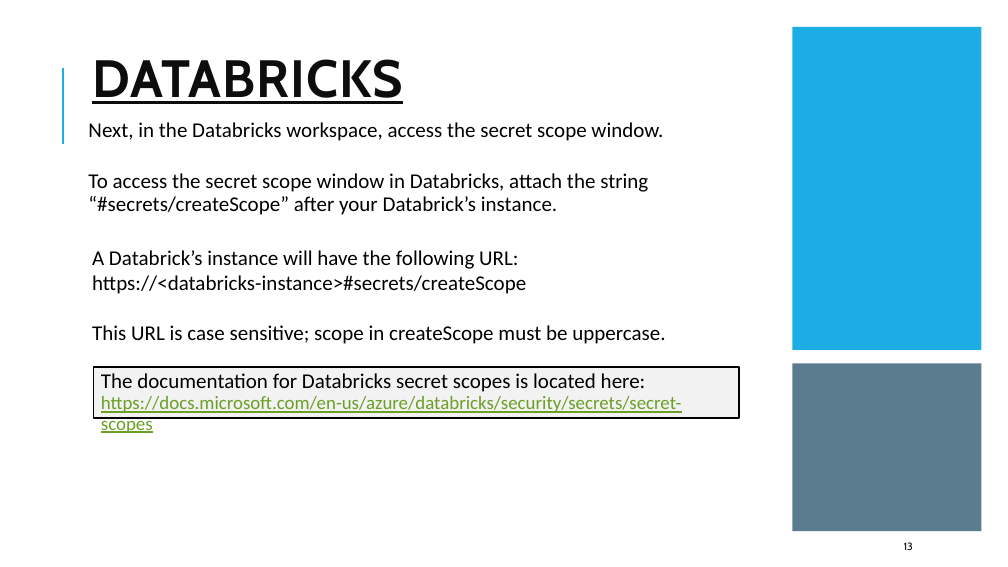
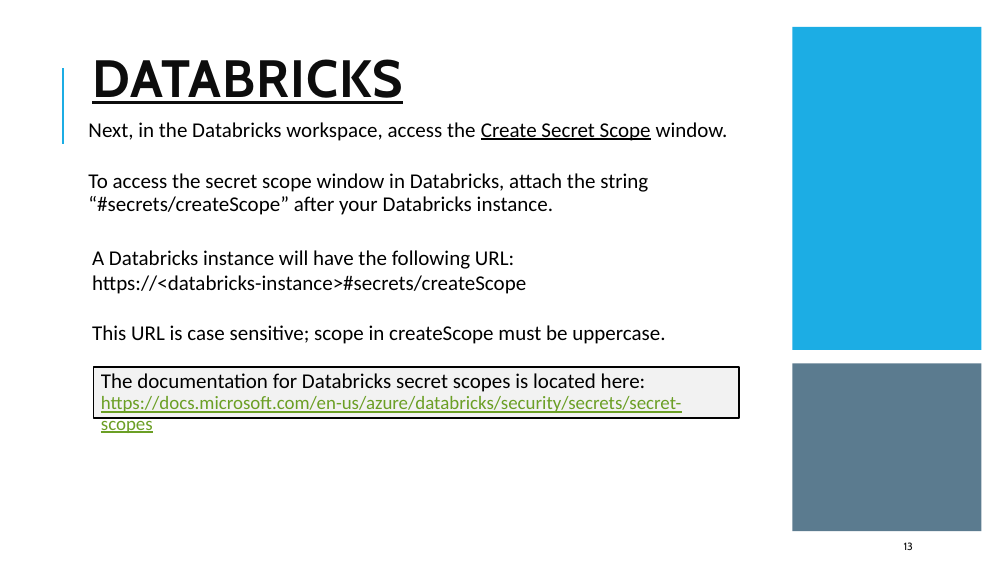
Before and after one commit to smpetersgithub/AdvancedSQLPuzzles, a slide deck: slide 13 of Suppliers and Parts Hive Demo/Azure Databricks Spark Hive Demo Powerpoint.pptx. Drawn at 1008x567 pixels with LibreOffice and Linux fonts; fonts in the diff are those of the drawing. Boxes give left, top, right and bottom in pixels: in the first picture for what was removed or moved away, otherwise in the second. Text is boxed around its words. In the diff, an @@ line names an element or a change of style, - is before the commit and + after.

```diff
--- a/Suppliers and Parts Hive Demo/Azure Databricks Spark Hive Demo Powerpoint.pptx
+++ b/Suppliers and Parts Hive Demo/Azure Databricks Spark Hive Demo Powerpoint.pptx
@@ text at (88, 122, 728, 215): text changed @@
-Next, in the Databricks workspace, access the secret scope window.
-To access the secret scope window in Databricks, attach the string “#secrets/createScope” after your Databrick’s instance.
+Next, in the Databricks workspace, access the Create Secret Scope window.
+To access the secret scope window in Databricks, attach the string “#secrets/createScope” after your Databricks instance.
@@ text at (92, 250, 514, 269): text changed @@
-A Databrick’s instance will have the following URL:
+A Databricks instance will have the following URL:
```
Also in this commit, not shown: 41 other slides changed, 1 other file.
